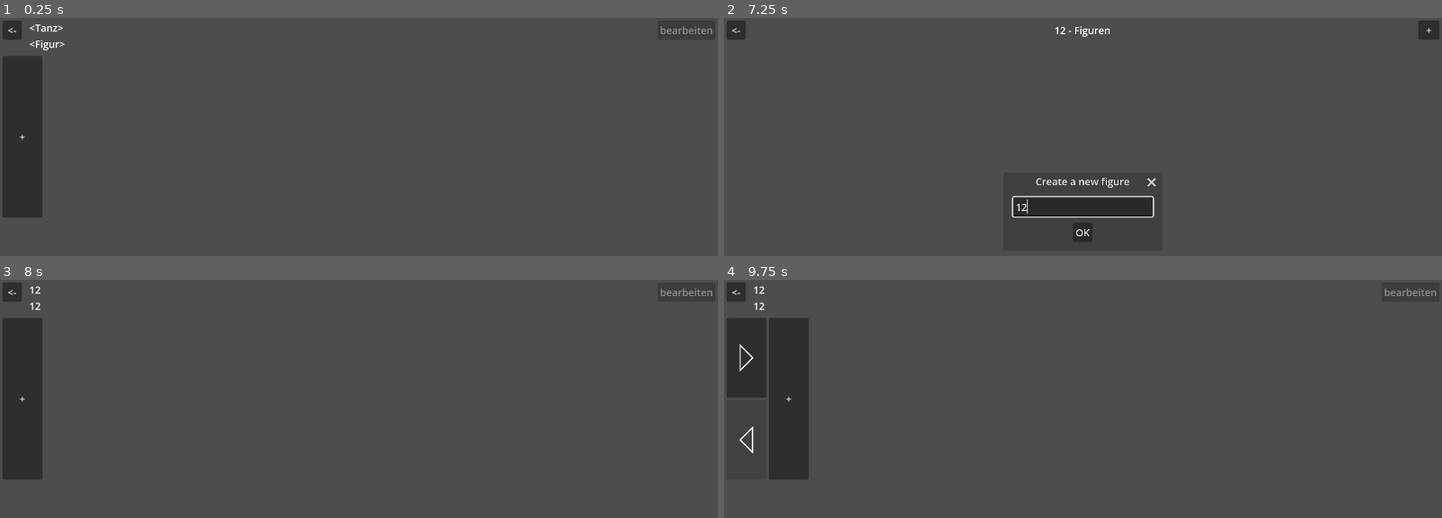
Above: before the commit, frames 1-4 (two rows, left to right).
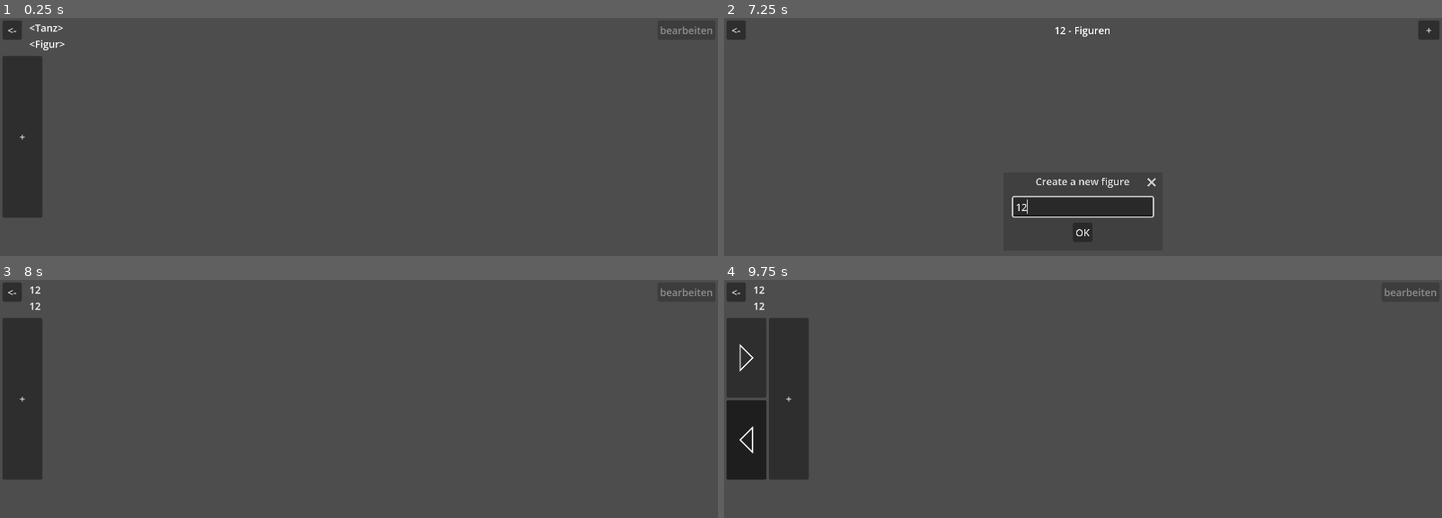
Above: after the commit, the same moments.

Repository: Calabiyaur/Dance-Notation
Game: Godot game, scene res://Figure.tscn
Two runs of this game, one before a commit and one after it. Both use one fixed random seed, a clock stepped at 60 frames per second and the inputs below. This scene is started directly instead of the project's main scene.
Inputs (mouse positions are in pixels of both pictures, inside the frame that each line leads up to):
- Up to frame 1 (0.25 s): no input
- Up to frame 2 (7.25 s): click "<-" at 0.5 s; click "<-" at 1.25 s; click "<-" at 2 s; click "+" at 2.75 s; click (1083, 206) at 3.52 s; type "12" at 3.6 s; click "OK" at 4.25 s; click "Figuren" at 5 s; click "+" at 5.75 s; click (1083, 206) at 6.52 s; type "12" at 6.6 s
- Up to frame 3 (8 s): click "OK" at 7.25 s
- Up to frame 4 (9.75 s): click "+" at 8 s; click (745, 358) at 8.75 s; click (745, 439) at 9.5 s

Frames 1-3 are identical in both runs. In frame 4, 1.8% of the frame differs, in the area x 0-6%, y 50-84%.
Error before the commit: Invalid access to property or key 'name' on a base object of type 'Nil'. (res://FigureScene.gd:12)
Error after the commit: Invalid access to property or key 'name' on a base object of type 'Nil'. (res://FigureScene.gd:14)

Commit message:
Save and load steps

Diff:
--- a/BiStep.tscn
+++ b/BiStep.tscn
@@ -1,15 +1,17 @@
-[gd_scene load_steps=3 format=3 uid="uid://dfi7lq1dwbacn"]
+[gd_scene format=3 uid="uid://dfi7lq1dwbacn"]
 
 [ext_resource type="Script" uid="uid://jngtqsjv6te2" path="res://BiStepScene.gd" id="1_d85q0"]
 [ext_resource type="PackedScene" uid="uid://b2oklcb2h5gq" path="res://Step.tscn" id="2_d8uvj"]
 
-[node name="Step" type="VBoxContainer"]
+[node name="Step" type="VBoxContainer" unique_id=1424937328]
 offset_right = 8.0
 offset_bottom = 8.0
 script = ExtResource("1_d85q0")
 
-[node name="Lead" parent="." instance=ExtResource("2_d8uvj")]
+[node name="Lead" parent="." unique_id=1946197603 instance=ExtResource("2_d8uvj")]
 layout_mode = 2
+toggle_mode = true
 
-[node name="Follow" parent="." instance=ExtResource("2_d8uvj")]
+[node name="Follow" parent="." unique_id=2038188837 instance=ExtResource("2_d8uvj")]
 layout_mode = 2
+toggle_mode = true
--- a/BiStepScene.gd
+++ b/BiStepScene.gd
@@ -7,3 +7,11 @@
 func _ready() -> void:
 	$Lead.step = step.lead
 	$Follow.step = step.follow
+
+
+func get_lead():
+	return $Lead
+
+
+func get_follow():
+	return $Follow
--- a/FigureScene.gd
+++ b/FigureScene.gd
@@ -3,6 +3,8 @@
 
 var dance: Dance
 var figure: Figure
+
+var step_button_group: ButtonGroup
 
 
 func _ready() -> void:
@@ -12,13 +14,38 @@
 	%Title.text = dance.name + "\n" + figure.name
 	%Steps/Add.pressed.connect(add_new_step)
 
+	step_button_group = ButtonGroup.new()
+	step_button_group.allow_unpress = true
+
+	for step in figure.steps:
+		add_step(step)
+
+
+func add_step(bistep: BiStep):
+	var step = preload("res://BiStep.tscn").instantiate()
+	step.get_lead().button_group = step_button_group
+	step.get_follow().button_group = step_button_group
+
+	step.step = bistep
+
+	%Steps.add_child(step)
+	%Steps.move_child(step, %Steps.get_child_count() - 2)
+
 
 func add_new_step():
 	var step = preload("res://BiStep.tscn").instantiate()
+	step.get_lead().button_group = step_button_group
+	step.get_follow().button_group = step_button_group
+
 	step.step.lead.right_foot = Foot.new()
 	step.step.follow.left_foot = Foot.new()
+
 	%Steps.add_child(step)
 	%Steps.move_child(step, %Steps.get_child_count() - 2)
+	step.get_lead().button_pressed = true
+
+	figure.steps.append(step.step)
+	Data.save()
 
 
 func set_dance(dance: Dance):
